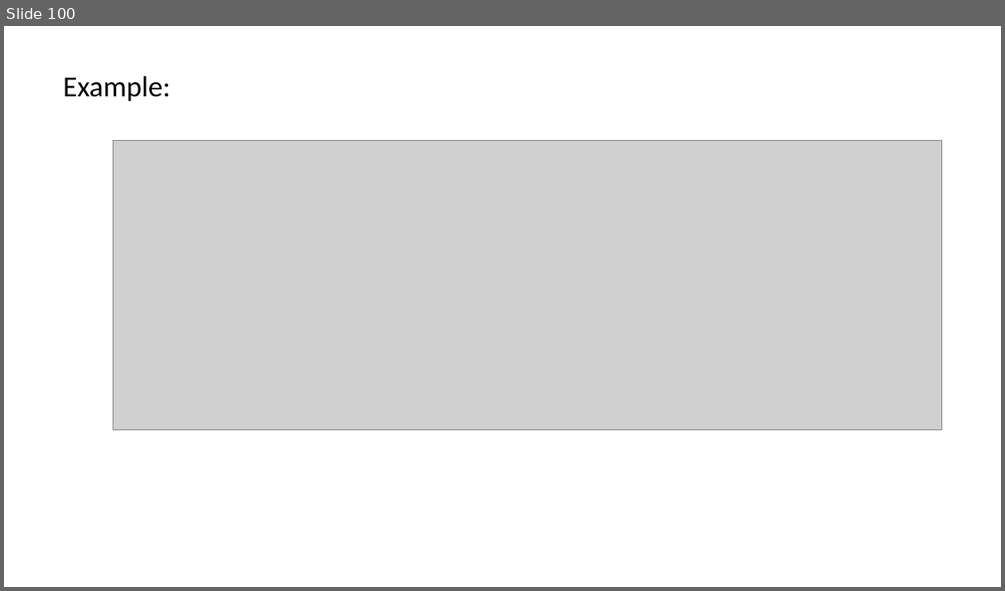
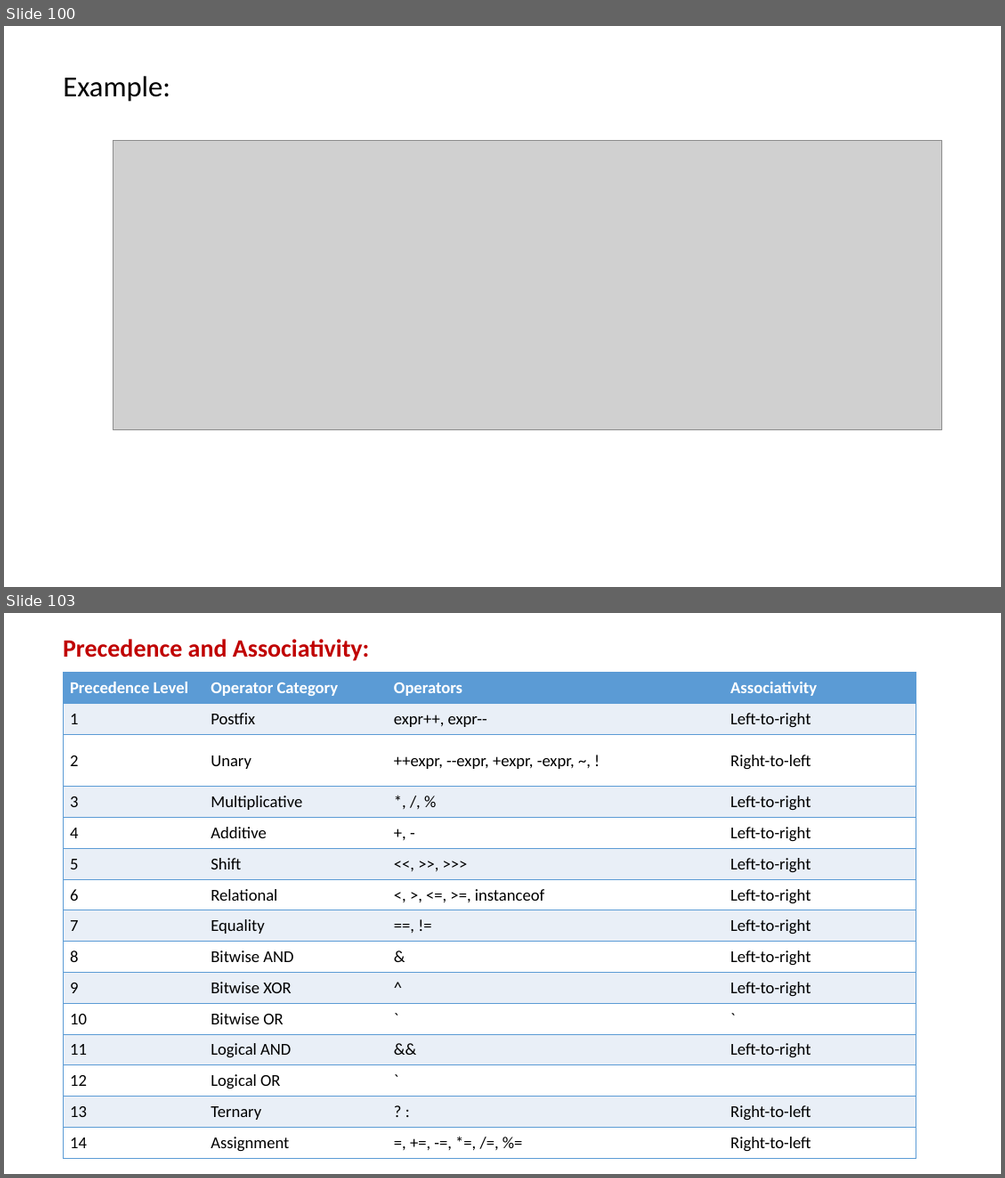
Before and after one commit to PRAMOD-VISHNU-NAIK/MCA-2nd-Sem-Shridevi-College, a slide deck: Theory Class-Notes/Java MCA-2.pptx. Shown one above the other, each under a label of ours: slide 100 before the commit, slides 100 and 103 after it; the slides between them are not shown. The pictures are 1005x591 and 1005x1178 pixels, drawn with LibreOffice and Linux fonts; fonts in the diff are those of the drawing; grey boxes stand for pictures. Boxes give left, top, right and bottom in pixels: in the first picture for what was removed or moved away, otherwise in the second. Text is boxed around its words. In the diff, an @@ line names an element or a change of style, - is before the commit and + after.

```diff
--- a/Theory Class-Notes/Java MCA-2.pptx
+++ b/Theory Class-Notes/Java MCA-2.pptx
@@ slide 103 added at bbox=[4, 613, 1001, 1174], background #FFFFFF @@
@@ text added at bbox=[63, 639, 370, 661], 24 pt, text #C00000, bold @@
+Precedence and Associativity:
@@ table added at bbox=[64, 673, 915, 1159], 15 rows, 4 columns @@
+Precedence Level | Operator Category | Operators | Associativity
+1 | Postfix | expr++, expr-- | Left-to-right
+2 | Unary | ++expr, --expr, +expr, -expr, ~, ! | Right-to-left
+3 | Multiplicative | *, /, % | Left-to-right
+4 | Additive | +, - | Left-to-right
+5 | Shift | <<, >>, >>> | Left-to-right
+6 | Relational | <, >, <=, >=, instanceof | Left-to-right
+7 | Equality | ==, != | Left-to-right
+8 | Bitwise AND | & | Left-to-right
+9 | Bitwise XOR | ^ | Left-to-right
+10 | Bitwise OR | ` | `
+11 | Logical AND | && | Left-to-right
+12 | Logical OR | ` | 
+13 | Ternary | ? : | Right-to-left
+14 | Assignment | =, +=, -=, *=, /=, %= | Right-to-left
```
Also in this commit, not shown: 3 slides changed, 6 other slides added.
